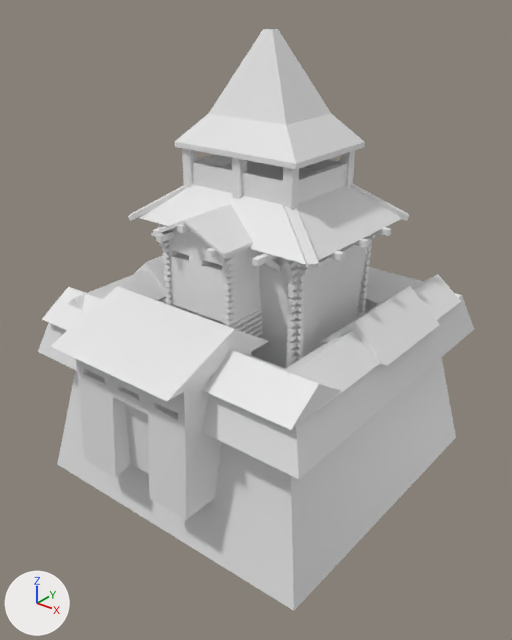
Renders of the COLLADA model art/meshes/structural/rus_keep.dae from each side of a commit.
One viewpoint serves both versions: a 50 mm lens placed at (33.0, -41.7, 33.8), pointed at (1.4, -2.2, 9.3). Lighting does not change. The marker at lower left points along +X, +Y and +Z. Where no turn or scale is listed for an object, it has been applied to the vertices. Vertices at the same position are counted once.

The older version as bpy lines, for what is in view:
```python
me_cube_090 = bpy.data.meshes.new('Cube.090')
me_cube_090.from_pydata(...)  # 2385 vertices, 3494 faces; spans x -12.8..13.3, y -12.4..16.7, z -13.3..23.3
# before: 169 (13.2, -9.3, -12.2) at pixel (293, 610), 173 (-12.7, -9.3, -12.2) at pixel (57, 464)
ob_cube_062 = bpy.data.objects.new('Cube_062', me_cube_090)
ob_cube_062.location = (0.0, -3.5, 7.09)
```
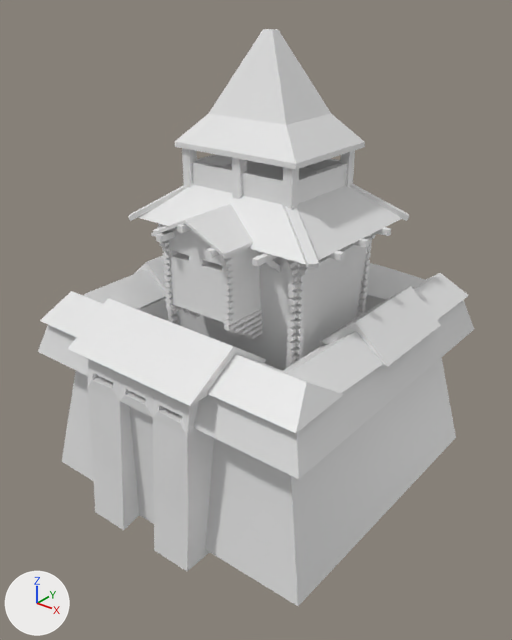
Boxes (x1, y1, x2, y2) around the edits, measured in the pictures (512 x 640 px; the box of a moved part takes in the faces that stretch with it):
'Cube_062', reshaped
    before: (38, 29, 474, 611)
    after: (38, 29, 474, 606)
part 1 of me_cube_090, built on
    before: (42, 267, 461, 519)
    after: (40, 263, 469, 571)
part 2 of me_cube_090, moved or reshaped
    before: (57, 370, 455, 611)
    after: (62, 371, 455, 606)

Edits to the bpy script that builds the scene:
```text
Change me_cube_090:
    used by ob_cube_062; location = (0.0, -3.5, 7.09)
    verts and faces of me_cube_090; kept vertices keep their numbers, new ones are numbered from 2385
    remove me_cube_090.from_pydata(...)  # 2385 vertices, 3494 faces; spans x -12.8..13.3, y -12.4..16.7, z -13.3..23.3
    add me_cube_090.from_pydata(...)  # 2397 vertices, 3518 faces; spans x -12.8..13.3, y -10.8..16.7, z -13.3..23.3
    me_cube_090 part 1
    2 vertices are removed from x -2.0..1.6, y -11.2, z -7.2
    6 faces are deleted
    7 vertices in x 10.3..13.2, y -2.4..9.6, z 2.3..4.8 move by (0.1, 0.0, 0.0)
    6 vertices in x 1.9..6.1, y 10.2..14.8, z 2.3..4.1 move by (0.0, 0.9, 0.0)
    4 vertices in x -7.6..8.9, y -6.4..-3.5, z 2.3..4.1 move by (0.0, -0.4, 0.0)
    4 vertices in x -1.7..2.5, y 9.6..15.3, z 2.3 move by (0.0, 0.7, 0.0)
    3 vertices in x -11.8..-7.5, y -7.6, z 2.3..4.1 move by (0.0, 1.2, 0.0)
    101 vertices move from x -12.0..12.7, y -12.4..15.3, z -7.2..5.5 to x -12.2..12.9, y -10.7..16.3, z -7.8..4.8
    6 vertices are added at (-2.3, -10.4, -7.8), (1.1, -10.4, -7.8), (-5.8, -10.8, -12.9), (4.6, -10.8, -12.9), (-2.3, -10.8, -12.9), (1.1, -10.8, -12.9)
    8 new vertices lie (0.0, 0.0, -5.1) away from vertices in x -5.7..5.3, y -9.7..-4.0, z -7.2..-6.8
    30 new faces join them
    me_cube_090 part 2
    add verts[169] = (13.2, -8.8, -12.2)  # moved, pixel (298, 606)
    add verts[173] = (-12.7, -8.8, -12.2)  # moved, pixel (61, 461)
```
